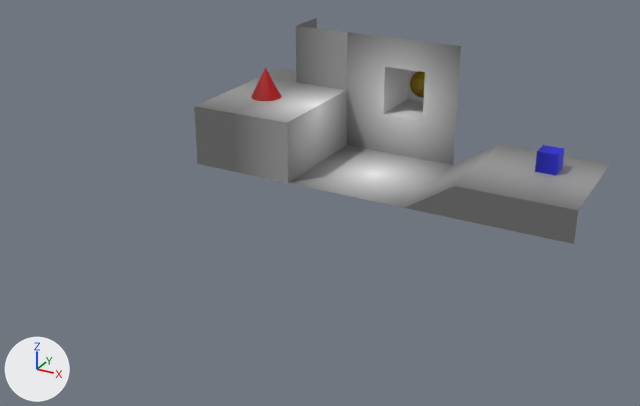
What one commit did to the Blender file assets/world.blend.
Both versions are drawn from a 50 mm camera at (22.8, -48.5, 21.3) aimed at (0.2, -7.4, 0.8). Arrows for +X, +Y and +Z are at lower left; the lights stay in place. The picture after the commit comes second.
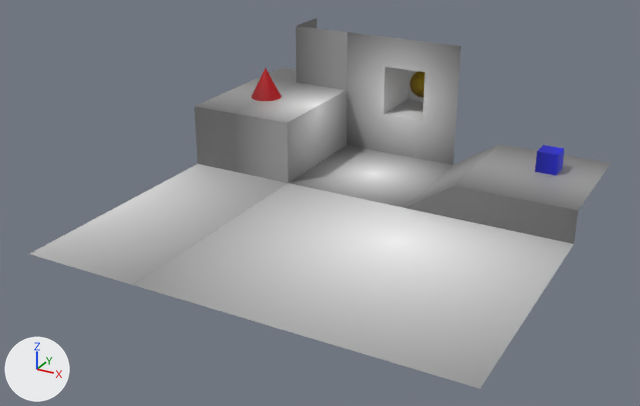
Changed parts and their boxes (x1, y1, x2, y2) in the pictures (640 x 406 px):
'Plane', reshaped (39% wider, 64% taller)
    before: (194, 18, 611, 244)
    after: (30, 18, 611, 389)
part 1 of me_plane, added
    after: (30, 164, 574, 389)

The edits, one by one:
me_plane is used by ob_plane; location (0.0, 0.0, 0.0); scale (3.99, 3.99, 3.99).
Verts and faces of me_plane; kept vertices keep their numbers, new ones are numbered from 46.
Before the commit, vertices of me_plane: 0 (-1.0, -1.0, 0.0) at pixel (288, 183), 1 (1.0, -1.0, 0.0) at pixel (404, 207), 41 (-2.0, -1.0, 0.0) at pixel (235, 171), 42 (-1.0, -1.0, 0.0) at pixel (287, 183), 43 (-2.75, -1.0, 0.0) at pixel (197, 163).
Before the commit, vertices of me_plane: 44 (1.75, -1.0, 0.0) at pixel (452, 218), 45 (3.5, -1.0, 0.0) at pixel (574, 244).
me_plane had 46 vertices, 26 faces and spanned x -2.75..3.5, y -1.0..2.0, z 0.0..2.0.
me_plane now has 53 vertices, 31 faces and spans x -2.75..3.5, y -4.78..2.0, z 0.0..2.0.
Part 1, on me_plane:
New vertices 46 to 52 stand at vertices 0, 1, 41 to 45, in that order, plus (0.0, -3.78, 0.0).
New faces: (1, 47, 51, 44), (41, 48, 49, 42), (0, 46, 47, 1), (44, 51, 52, 45), (41, 43, 50, 48).
